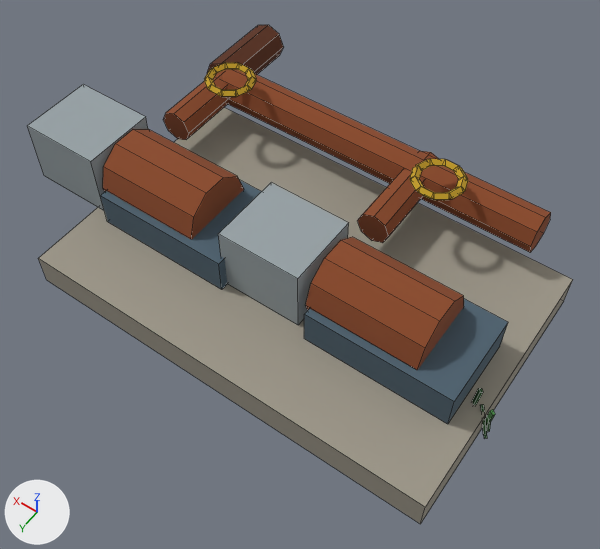
The FBX model pirate-crew/Assets/Art/Models/WorldKit/ChemPlant/ChemPlant_PumpSkid.fbx as it was, and as the next commit left it.
Both versions are drawn from a 50 mm lens placed at (-3.31, 4.69, 7.64), pointed at (0.05, -0.02, 0.24). The axes (+X, +Y, +Z) are drawn at lower left. The lights are the same throughout. The picture after the commit comes second. Mesh edges are drawn as thin lines.

The older version as bpy lines, for what is in view:
```python
ob_chemplant_pumpskid = bpy.data.objects.new('ChemPlant_PumpSkid', me_chemplant_pumpskid)
ob_chemplant_pumpskid.location = (0.0, 0.0, 0.0)
```
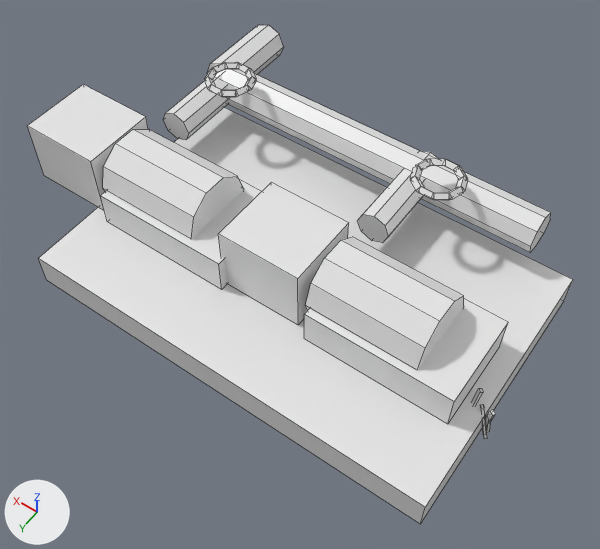
What changed in the scene script:
```text
Change mat_kit_brass:
    mat_kit_brass.base_color: (0.584, 0.361, 0.0203) -> (0.8, 0.8, 0.8)  # yellow #c9a227 -> white #e7e7e7
Change mat_kit_concretemid:
    mat_kit_concretemid.base_color: (0.342, 0.314, 0.254) -> (0.8, 0.8, 0.8)  # grey #9e988a -> white #e7e7e7
Change mat_kit_rust:
    mat_kit_rust.base_color: (0.262, 0.0685, 0.0212) -> (0.8, 0.8, 0.8)  # brown #8c4a28 -> white #e7e7e7
    mat_kit_rust.roughness: 1.0 -> 0.4
Change mat_kit_rustdark:
    mat_kit_rustdark.base_color: (0.102, 0.0284, 0.0103) -> (0.8, 0.8, 0.8)  # brown #5a2f1a -> white #e7e7e7
    mat_kit_rustdark.roughness: 1.0 -> 0.4
Change mat_kit_steelblue:
    mat_kit_steelblue.base_color: (0.0762, 0.122, 0.162) -> (0.8, 0.8, 0.8)  # dark blue #4e6270 -> white #e7e7e7
    mat_kit_steelblue.roughness: 1.0 -> 0.4
Change mat_kit_steelpale:
    mat_kit_steelpale.base_color: (0.314, 0.361, 0.381) -> (0.8, 0.8, 0.8)  # grey #98a2a6 -> white #e7e7e7
    mat_kit_steelpale.roughness: 1.0 -> 0.4
```

Boxes (x1, y1, x2, y2) around the edits, measured in the pictures (600 x 549 px):
'ChemPlant_PumpSkid', recoloured, surface changed (lighter): (27, 25, 573, 524) in both
